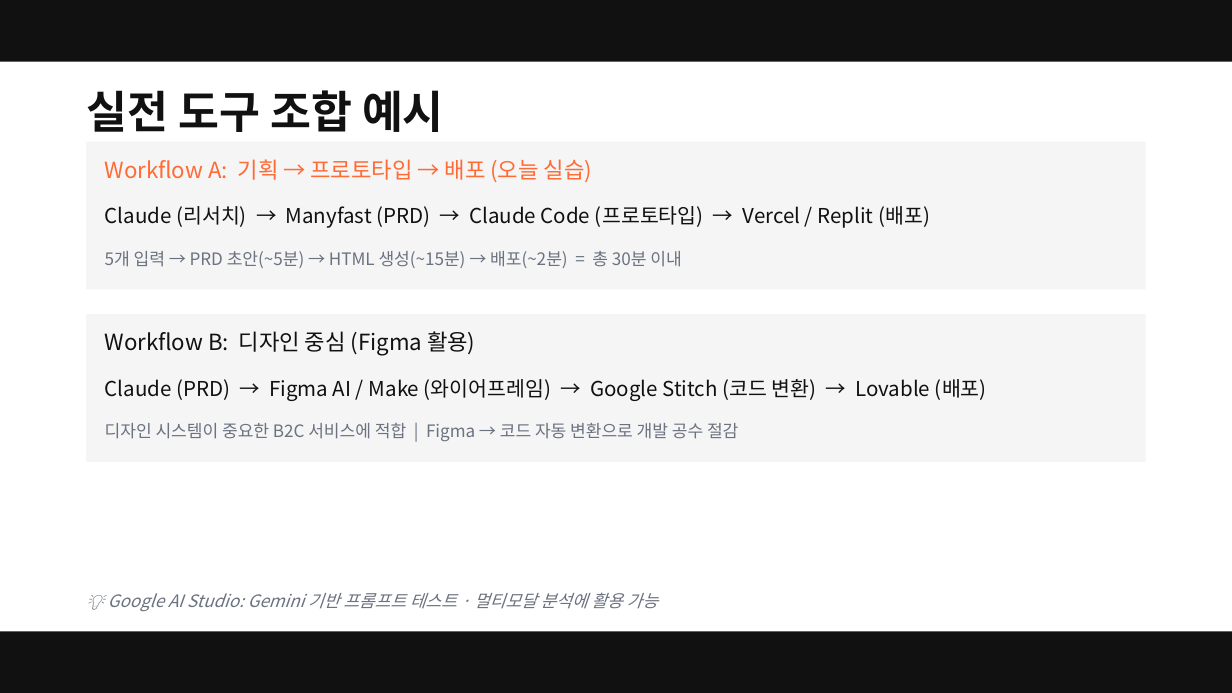
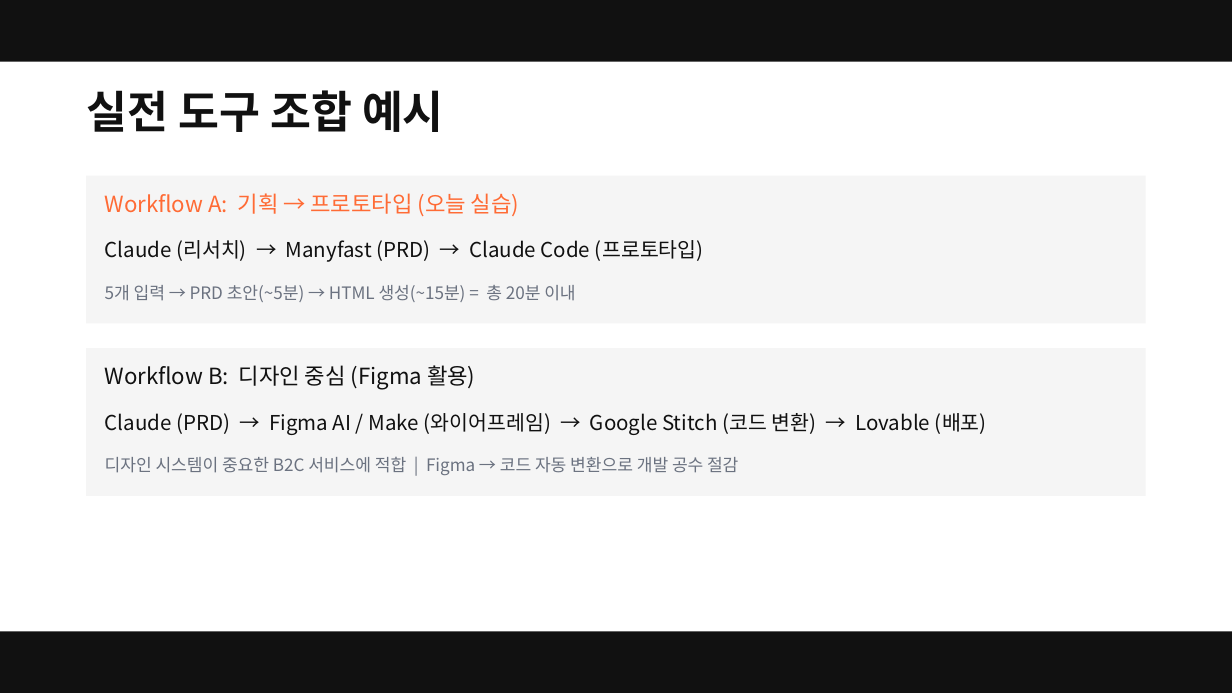
Before and after one commit to smilesjcha/ai-native-pm, a slide deck: slide 18 of projects/26Q3_Fastcampus-Lecture/assets/pptx/ai-native-pm-lecture.pptx. Drawn at 1232x693 pixels with LibreOffice and Linux fonts; fonts in the diff are those of the drawing. Boxes give left, top, right and bottom in pixels: in the first picture for what was removed or moved away, otherwise in the second. Text is boxed around its words. In the diff, an @@ line names an element or a change of style, - is before the commit and + after.

```diff
--- a/projects/26Q3_Fastcampus-Lecture/assets/pptx/ai-native-pm-lecture.pptx
+++ b/projects/26Q3_Fastcampus-Lecture/assets/pptx/ai-native-pm-lecture.pptx
@@ text at bbox=[105, 193, 519, 216]: text changed @@
-Workflow A: 기획 → 프로토타입 → 배포 (오늘 실습)
+Workflow A: 기획 → 프로토타입 (오늘 실습)
@@ text at bbox=[105, 240, 704, 262]: text changed @@
-Claude (리서치) → Manyfast (PRD) → Claude Code (프로토타입) → Vercel / Replit (배포)
+Claude (리서치) → Manyfast (PRD) → Claude Code (프로토타입)
@@ text at bbox=[105, 285, 575, 302]: text changed @@
-5개 입력 → PRD 초안(~5분) → HTML 생성(~15분) → 배포(~2분) = 총 30분 이내
+5개 입력 → PRD 초안(~5분) → HTML 생성(~15분) = 총 20분 이내
@@ 3 texts, 2 rectangles: place and size @@
-3 texts, 2 rectangles at bbox=[86, 142, 1146, 462]
+3 texts, 2 rectangles at bbox=[86, 176, 1146, 496]
@@ text removed at bbox=[108, 592, 658, 611] @@
-💡 Google AI Studio: Gemini 기반 프롬프트 테스트 · 멀티모달 분석에 활용 가능
```
Also in this commit, not shown: 26 other slides changed, 1 other file.
